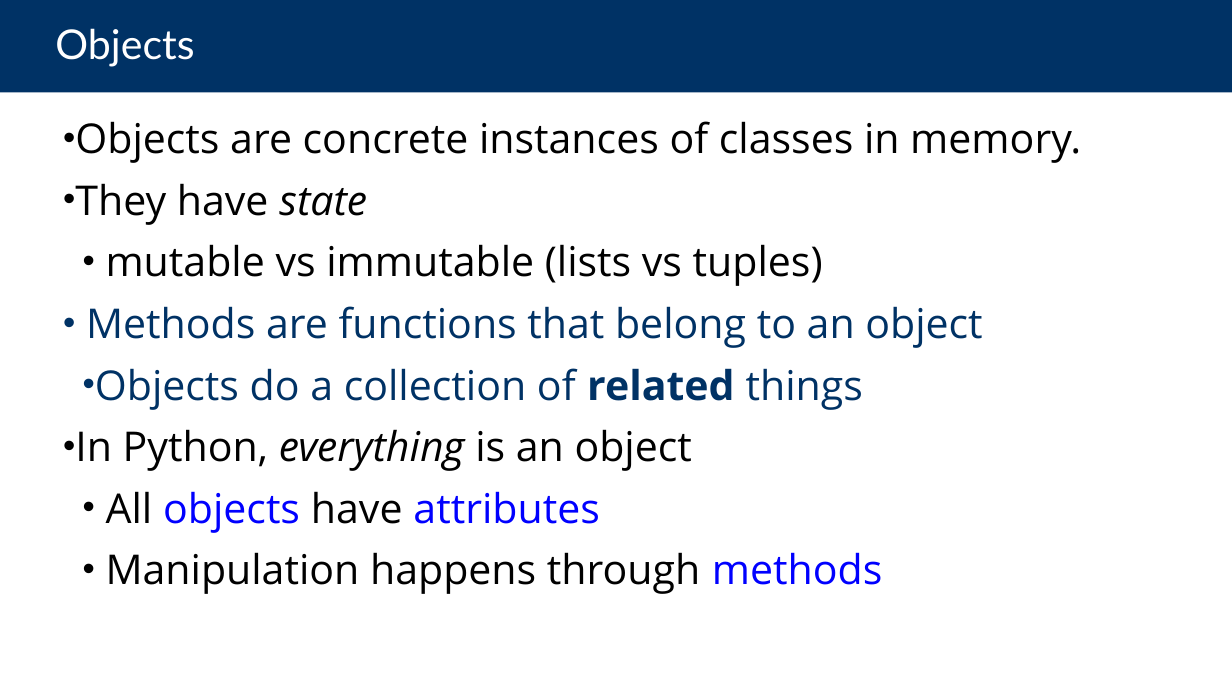
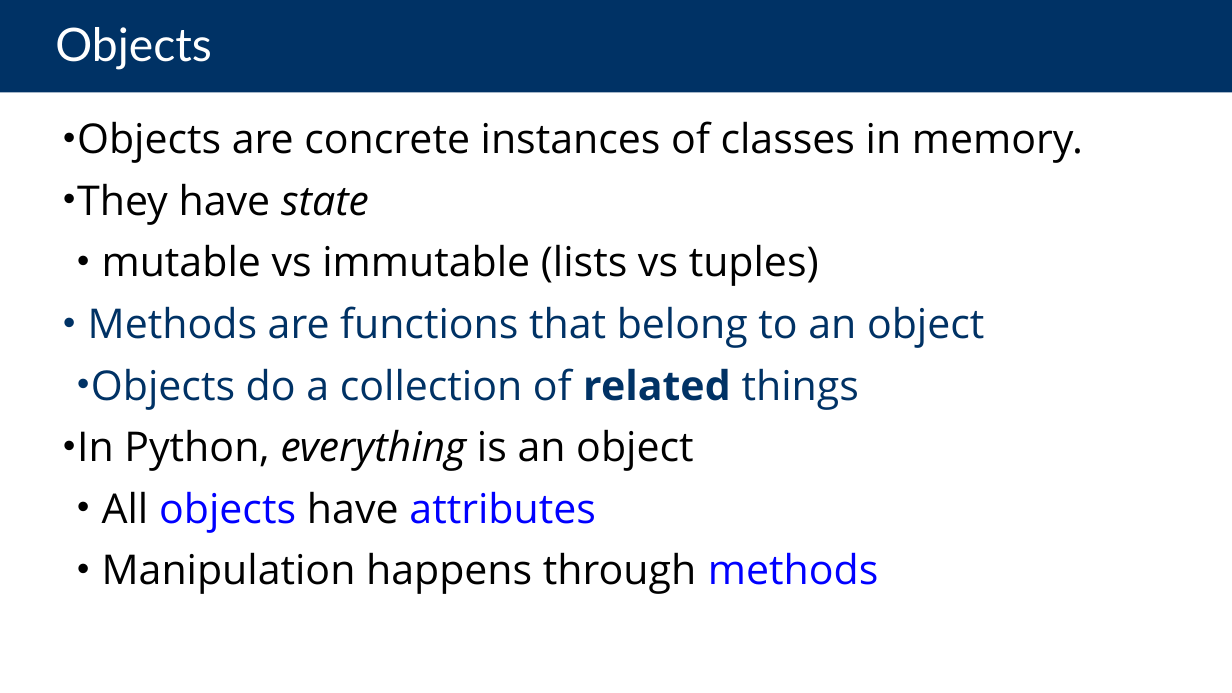
Before and after one commit to cs88-website/sp24, a slide deck: slide 9 of assets/slides/sp24/14-OOP.pptx (slide 8 before the commit). Drawn at 1232x693 pixels with LibreOffice and Linux fonts; fonts in the diff are those of the drawing. Boxes give left, top, right and bottom in pixels: in the first picture for what was removed or moved away, otherwise in the second. Text is boxed around its words. In the diff, an @@ line names an element or a change of style, - is before the commit and + after.

```diff
--- a/assets/slides/sp24/14-OOP.pptx
+++ b/assets/slides/sp24/14-OOP.pptx
@@ title "Objects" at box(0, 0, 1232, 92): size 32 to 36 pt @@
@@ text "Objects are concrete instances of ..." at box(77, 121, 1083, 594): indent changed @@
```
Also in this commit, not shown: 23 other slides changed, 2 slides added, 1 slide removed, 3 other files.
